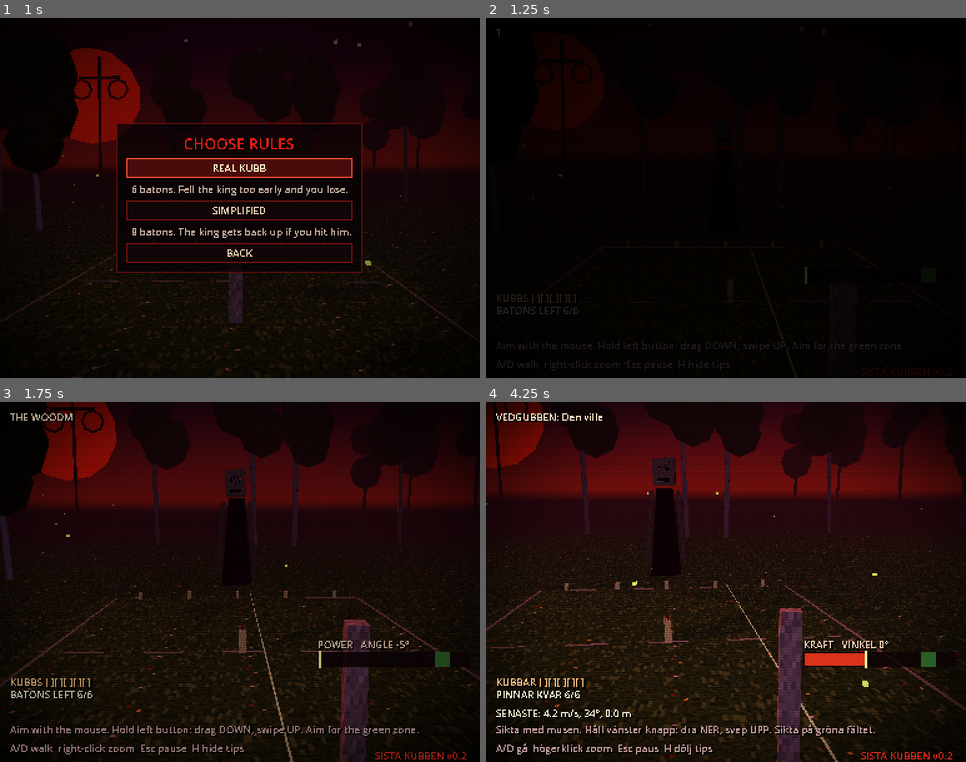
Above: before the commit, frames 1-4 (two rows, left to right).
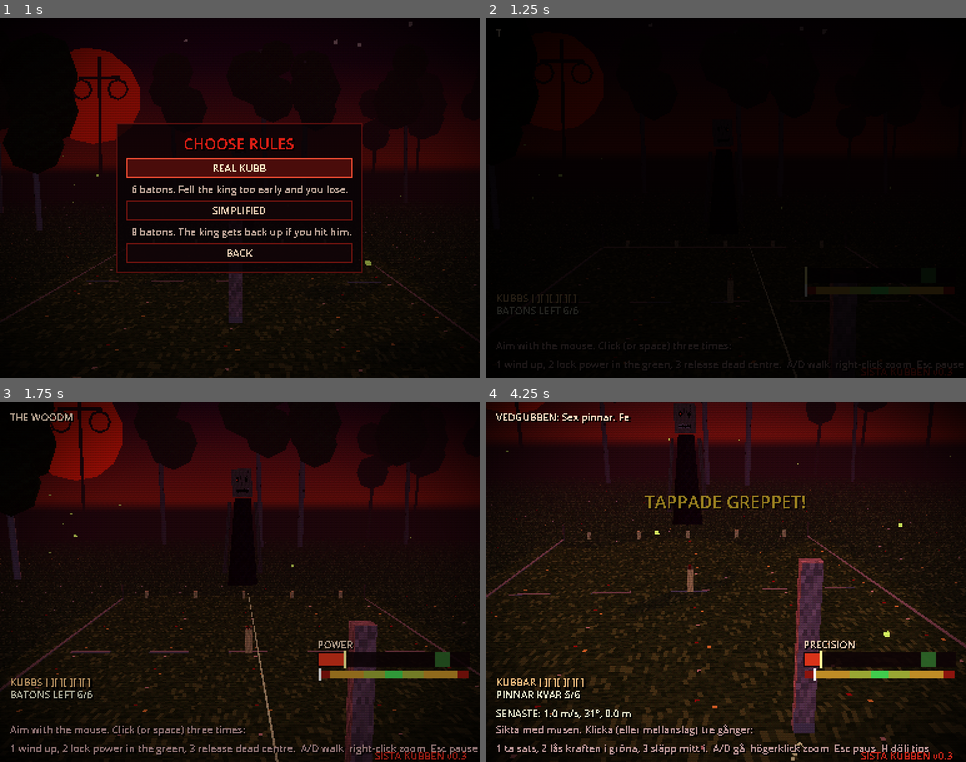
Above: after the commit, the same moments.

Repository: Mirmitee/Sista-kubben
Game: Godot game, scene res://scenes/main.tscn
Same seed, same stepped clock (60 frames per second), same inputs: the game is played once before the commit and once after it.
Inputs (mouse positions are in pixels of both pictures, inside the frame that each line leads up to):
- Up to frame 1 (1 s): tap Enter at 0.5 s; move the mouse to (345, 180) at 0.52 s; hold D from 0.53 s (still down); tap L at 0.6 s; click (345, 180) at 0.67 s; tap Space at 0.77, 0.8 s
- Up to frame 2 (1.25 s): keep holding D; tap Space at 1.07 s
- Up to frame 3 (1.75 s): release D at 1.25 s; drag from (144, 600) to (216, 654) at 1.27 s
- Up to frame 4 (4.25 s): move the mouse to (740, 574) at 2.02 s; hold D 2.03-2.75 s; tap L at 2.1 s; click (740, 574) at 2.17 s; tap Space at 2.3, 3.77, 3.8, 4.07 s; drag from (702, 654) to (582, 528) at 2.77 s; move the mouse to (870, 636) at 3.52 s; hold A from 3.53 s (still down); tap R at 3.6 s; click (870, 636) at 3.67 s

Frame 1 is identical in both runs. In frame 2, 1.2% of the frame differs, in the area x 2-100%, y 73-100%; in frame 3, 11%; in frame 4, 33%, in the area x 0-100%, y 0-100%.

Commit message:
Tajmat mätarkast: kraft och precision med tre tryck
Nytt standardkastsätt som i gamla RPG- och golfspel: första trycket tar
sats, andra låser kraften, tredje släpper på precisionsmätaren. Fel
precision ger snett kast, längst ut blir det helikopter. Musdraget
finns kvar som val i inställningarna.

Co-Authored-By: Claude Opus 5.5 <noreply@anthropic.com>
Claude-Session: https://claude.ai/code/session_019RpfzPmryS1zhhxqKo9KRJ

Diff:
--- a/scripts/lang.gd
+++ b/scripts/lang.gd
@@ -16,6 +16,13 @@
 	"meter_idle": {"sv": "KRAFT", "en": "POWER"},
 	"summary": {"sv": "Fällda %d på %d kast. Längsta %.1f m. Helikoptrar %d.", "en": "Felled %d in %d throws. Longest %.1f m. Helicopters %d."},
 	"last": {"sv": "SENASTE: %.1f m/s, %d°, %.1f m", "en": "LAST: %.1f m/s, %d°, %.1f m"},
+	"hint_meter1": {"sv": "Sikta med musen. Klicka (eller mellanslag) tre gånger:", "en": "Aim with the mouse. Click (or space) three times:"},
+	"hint_meter2": {"sv": "1 ta sats, 2 lås kraften i gröna, 3 släpp mitt i.", "en": "1 wind up, 2 lock power in the green, 3 release dead centre."},
+	"grade_perfect": {"sv": "PERFEKT!", "en": "PERFECT!"},
+	"grade_good": {"sv": "BRA", "en": "GOOD"},
+	"grade_off": {"sv": "SNETT", "en": "WONKY"},
+	"grade_fumble": {"sv": "TAPPADE GREPPET!", "en": "LOST YOUR GRIP!"},
+	"meter_acc": {"sv": "PRECISION", "en": "ACCURACY"},
 	"hint1": {"sv": "Sikta med musen. Håll vänster knapp:", "en": "Aim with the mouse. Hold left button:"},
 	"hint2": {"sv": "dra NER, svep UPP. Sikta på gröna fältet.", "en": "drag DOWN, swipe UP. Aim for the green zone."},
 	"hint3": {"sv": "A/D gå  högerklick zoom  Esc paus  H dölj tips", "en": "A/D walk  right-click zoom  Esc pause  H hide tips"},
--- a/scripts/main.gd
+++ b/scripts/main.gd
@@ -253,6 +253,10 @@
 	state = State.FLYING
 	Sfx.play("whoosh", -4.0, 0.8 + info.speed * 0.04)
 	hud.show_throw(info.speed / ThrowController.MAX_SPEED)
+	if info.has("grade"):
+		hud.flash(Lang.t("grade_" + info.grade))
+		if info.grade == "perfect":
+			Sfx.play("click", -2.0, 1.6)
 	_refresh_ui()
 
 
@@ -492,7 +496,10 @@
 	else:
 		opponent.look_at_x(current.global_position.x if current else sx)
 	if mode != Mode.MENU:
-		hud.update_meter(thrower.meter, thrower.holding, rad_to_deg(thrower.theta))
+		if Settings.throw_mode == "meter":
+			hud.update_timing(thrower.meter_phase, thrower.meter, thrower.meter_power, thrower.meter_cursor)
+		else:
+			hud.update_meter(thrower.meter, thrower.holding, rad_to_deg(thrower.theta))
 
 
 func _unhandled_input(e: InputEvent) -> void:
@@ -556,6 +563,7 @@
 
 func _run_autotest() -> void:
 	thrower.mouse_aim = false
+	Settings.throw_mode = "drag"
 	for i in 240:
 		await get_tree().physics_frame
 	var standing := 0
@@ -595,6 +603,40 @@
 		while state == State.FLYING:
 			await get_tree().physics_frame
 		print("   slut %s heli=%s yaw=%.2f luft=%.2fs" % [str(b.global_position.snapped(Vector3.ONE * 0.01)), b.helicopter, b.yaw_accum, b.air_time])
+	# mätarläget
+	Settings.throw_mode = "meter"
+	var sweet := ThrowController.SWEET_SPEED / ThrowController.MAX_SPEED
+	for mc in [[sweet, 0.0, -0.18, "mätare perfekt"], [sweet, 0.5, -0.18, "mätare snett"], [sweet, 0.95, 0.0, "mätare fummel"], [0.5, 0.0, 0.0, "mätare halv kraft"]]:
+		while state == State.FLYING:
+			await get_tree().physics_frame
+		_new_round()
+		await _wait_ready()
+		thrower.stand_x = mc[2]
+		thrower.aim = 0.0
+		await get_tree().physics_frame
+		print("TEST %s" % mc[3])
+		thrower.launch_meter(mc[0], mc[1])
+		var mb := batons[-1]
+		await get_tree().physics_frame
+		while state == State.FLYING:
+			await get_tree().physics_frame
+		print("   slut %s heli=%s" % [str(mb.global_position.snapped(Vector3.ONE * 0.01)), mb.helicopter])
+	# tajmingflödet med riktiga tryck
+	while state == State.FLYING:
+		await get_tree().physics_frame
+	_new_round()
+	await _wait_ready()
+	thrower._meter_press()
+	for i in 100:
+		await get_tree().physics_frame
+	thrower._meter_press()
+	for i in 36:
+		await get_tree().physics_frame
+	print("TEST tajming: kraft %.2f markör %.2f" % [thrower.meter_power, thrower.meter_cursor])
+	thrower._meter_press()
+	while state == State.FLYING or thrower.baton == null:
+		await get_tree().physics_frame
+	Settings.throw_mode = "drag"
 	# träning: kasta på hunden
 	_start(Mode.TRAINING, true)
 	for i in 3:
@@ -632,12 +674,15 @@
 	thrower.theta = -0.9
 	thrower.set_physics_process(false)
 	thrower._update_pose()
-	hud.update_meter(0.72, true, -50)
+	thrower.meter_phase = 2
+	thrower.meter_power = 0.81
+	thrower.meter_cursor = -0.25
 	for i in 3:
 		await get_tree().process_frame
 	vp.get_texture().get_image().save_png(prefix + "_sats.png")
 	thrower.set_physics_process(true)
-	thrower.launch_with(0.6, 2900.0, 0.0)
+	thrower.meter_phase = 0
+	thrower.launch_meter(0.83, 0.05)
 	for i in 45:
 		await get_tree().process_frame
 	vp.get_texture().get_image().save_png(prefix + "_flygning.png")
--- a/scripts/settings.gd
+++ b/scripts/settings.gd
@@ -14,6 +14,7 @@
 var fullscreen := false
 var rules := "real"        # "real" eller "simple"
 var show_hints := true
+var throw_mode := "meter"  # "meter" (tajmade tryck) eller "drag" (musdrag)
 
 
 func _ready() -> void:
@@ -34,6 +35,7 @@
 	volume = cf.get_value("ljud", "volume", volume)
 	rules = cf.get_value("spel", "rules", rules)
 	show_hints = cf.get_value("spel", "show_hints", show_hints)
+	throw_mode = cf.get_value("kast", "throw_mode", throw_mode)
 	Lang.current = cf.get_value("spel", "lang", Lang.current)
 
 
@@ -48,6 +50,7 @@
 	cf.set_value("ljud", "volume", volume)
 	cf.set_value("spel", "rules", rules)
 	cf.set_value("spel", "show_hints", show_hints)
+	cf.set_value("kast", "throw_mode", throw_mode)
 	cf.set_value("spel", "lang", Lang.current)
 	cf.save(PATH)
 
--- a/scripts/throw_controller.gd
+++ b/scripts/throw_controller.gd
@@ -35,6 +35,18 @@
 const SWEET_SPEED := 8.7
 const PAD_SCALE := 0.45    # gamepad-spakar är snabbare än en mus
 
+## Mätarläget (standard), som i gamla RPG- och golfspel:
+## tryck 1 = börja ta sats, kraftmätaren fylls (och töms igen),
+## tryck 2 = lås kraften, armen svingar framåt och en markör sveper
+##           över precisionsmätaren,
+## tryck 3 = släpp. Mitt i det gröna = rakt. Långt ut = snett, och
+##           längst ut tappar du greppet och det blir helikopter.
+const METER_TIME := 1.0    # sekunder från tom till full kraft
+const ACC_TIME := 0.6      # sekunder för markören att svepa över
+const METER_ANGLE := 0.62  # kastvinkel i mätarläget (~35°)
+const ACC_AIM_ERR := 0.07  # rad sidofel vid markören längst ut
+const PERFECT := 0.12      # |markör| under detta = perfekt
+
 var stand_x := 0.0
 var aim := 0.0             # positiv = höger
 var theta := 0.0           # armvinkel, 0 = rakt ner, positiv = framåt
@@ -43,6 +55,10 @@
 var mouse_aim := true      # av i autotest/skärmdumpar
 var input_enabled := true
 var meter := 0.0           # 0..1, för kraftmätaren
+var meter_phase := 0       # 0 vila, 1 kraft, 2 precision
+var meter_power := 0.0
+var meter_cursor := -1.0   # -1..1 på precisionsmätaren
+var _meter_t := 0.0
 
 var _drag := Vector2.ZERO
 var _frame_d := Vector2.ZERO
@@ -72,11 +88,15 @@
 	b.hold()
 	holding = false
 	theta = 0.0
+	meter_phase = 0
+	meter = 0.0
+	meter_cursor = -1.0
 	_hist.clear()
 	_update_pose()
 
 
 func cancel_hold() -> void:
+	meter_phase = 0
 	if holding:
 		holding = false
 		_pad_holding = false
@@ -88,6 +108,14 @@
 	if e is InputEventMouseMotion and e.screen_relative.length() > 2.0:
 		_using_pad = false
 	if baton == null or not input_enabled:
+		return
+	if Settings.throw_mode == "meter":
+		var press: bool = (e is InputEventMouseButton and e.pressed and e.button_index == MOUSE_BUTTON_LEFT) \
+			or (e is InputEventKey and e.pressed and not e.echo and e.keycode == KEY_SPACE) \
+			or (e is InputEventJoypadButton and e.pressed and e.button_index == JOY_BUTTON_A)
+		if press:
+			get_viewport().set_input_as_handled()
+			_meter_press()
 		return
 	if e is InputEventMouseButton and e.button_index == MOUSE_BUTTON_LEFT:
 		if e.pressed and not holding:
@@ -109,8 +137,13 @@
 		_update_pose()
 		return
 	var k := PX_TO_RAD * Settings.sensitivity
-	_poll_pad(dt, k)
-	if holding:
+	if Settings.throw_mode == "meter":
+		_meter_tick(dt)
+	else:
+		_poll_pad(dt, k)
+	if meter_phase > 0:
+		pass
+	elif holding:
 		_drag.y = clampf(_drag.y, -THETA_MAX / k, -THETA_MIN / k)
 		theta = -_drag.y * k
 	else:
@@ -134,7 +167,8 @@
 	_frame_d = Vector2.ZERO
 	while _hist.size() > WINDOW + SMOOTH:
 		_hist.pop_front()
-	meter = clampf(_speed_for(_smoothed(_hist.size() - 1).y) / MAX_SPEED, 0.0, 1.0) if holding else 0.0
+	if Settings.throw_mode != "meter":
+		meter = clampf(_speed_for(_smoothed(_hist.size() - 1).y) / MAX_SPEED, 0.0, 1.0) if holding else 0.0
 	_update_pose()
 
 
@@ -167,6 +201,86 @@
 		_pad_last_drag = d
 		_pad_last_x = sx
 		_drag.y = d
+
+
+func _meter_press() -> void:
+	match meter_phase:
+		0:
+			meter_phase = 1
+			_meter_t = 0.0
+			holding = true
+		1:
+			meter_power = meter
+			meter_phase = 2
+			_meter_t = 0.0
+		2:
+			_meter_launch()
+
+
+func _meter_tick(dt: float) -> void:
+	if meter_phase == 1:
+		_meter_t += dt
+		var x := _meter_t / METER_TIME
+		if x >= 2.0:
+			# mätaren hann tömmas: du tappar pinnen
+			meter_phase = 0
+			holding = false
+			meter = 0.0
+			_drop()
+			return
+		meter = x if x <= 1.0 else 2.0 - x
+		theta = -1.35 * meter
+	elif meter_phase == 2:
+		_meter_t += dt
+		var x := _meter_t / ACC_TIME
+		meter_cursor = -1.0 + 2.0 * x
+		theta = lerpf(-1.35 * meter_power, METER_ANGLE, clampf(x, 0.0, 1.0))
+		if meter_cursor > 1.25:
+			_meter_launch()  # för sent: kastet går iväg ändå, snett
+
+
+## Resultatet av precisionen, för texten på skärmen.
+func grade_for(c: float) -> String:
+	var a := absf(c)
+	if a < PERFECT:
+		return "perfect"
+	if a < 0.4:
+		return "good"
+	if a < 0.85:
+		return "off"
+	return "fumble"
+
+
+func _meter_launch() -> void:
+	var c := meter_cursor
+	meter_phase = 0
+	holding = false
+	meter = meter_power
+	launch_meter(meter_power, c)
+
+
+## Mätarkast: kraft 0..1, markörens läge -1..1. Används också av autotestet.
+func launch_meter(power01: float, cursor: float) -> void:
+	var speed := MAX_SPEED * clampf(power01, 0.0, 1.0) * Settings.power
+	var grade := grade_for(cursor)
+	var err := cursor if absf(cursor) >= PERFECT else 0.0
+	var th := METER_ANGLE + err * 0.08
+	var saved := aim
+	aim += err * ACC_AIM_ERR + randf_range(-0.004, 0.004)
+	theta = th
+	_update_pose()
+	var f := forward()
+	var r := f.cross(Vector3.UP)
+	var v := (f * cos(th) + Vector3.UP * sin(th)) * speed
+	var w := r * speed * SPIN_FACTOR
+	if grade == "fumble":
+		w += Vector3.UP * signf(cursor) * 7.0  # greppet släpper: helikopter
+	var b := baton
+	baton = null
+	aim = saved
+	b.launch(v, w)
+	_aim_line.visible = false
+	thrown.emit(b, {"speed": v.length(), "angle": rad_to_deg(th), "lat": 0.0, "grade": grade})
 
 
 func forward() -> Vector3:
--- a/scripts/ui/hud.gd
+++ b/scripts/ui/hud.gd
@@ -23,6 +23,8 @@
 var _meter_fill: ColorRect
 var _meter_peak: ColorRect
 var _meter_label: Label
+var _acc_root: Control
+var _acc_cursor: ColorRect
 var _fade: ColorRect
 var _speech_tween: Tween
 var _peak := 0.0
@@ -56,7 +58,7 @@
 	_flash = _label(14, Color(1.0, 0.85, 0.2), Vector2(0, 70), Vector2(384, 20))
 	_flash.horizontal_alignment = HORIZONTAL_ALIGNMENT_CENTER
 	var ver := _label(8, Color(0.8, 0.15, 0.1), Vector2(300, 277))
-	ver.text = "SISTA KUBBEN v0.2"
+	ver.text = "SISTA KUBBEN v0.3"
 
 	# golf-kraftmätare: stapel med fyllning, söt punkt och toppmarkering
 	_meter_root = Control.new()
@@ -84,6 +86,23 @@
 	_meter_root.add_child(_meter_peak)
 	_meter_label = _label(8, Color(0.9, 0.8, 0.7), Vector2(254, 188))
 
+	# precisionsmätare för mätarläget: smal grön mitt, gula sidor, röda kanter
+	_acc_root = Control.new()
+	_acc_root.position = Vector2(254, 214)
+	_play_root.add_child(_acc_root)
+	for seg in [[0.0, 1.0, Color(0.55, 0.08, 0.05)], [0.075, 0.925, Color(0.75, 0.55, 0.15)], [0.3, 0.7, Color(0.6, 0.65, 0.2)], [0.44, 0.56, Color(0.25, 0.8, 0.3)]]:
+		var r := ColorRect.new()
+		r.position = Vector2(1 + 120.0 * seg[0], 1)
+		r.size = Vector2(120.0 * (seg[1] - seg[0]), 6)
+		r.color = seg[2]
+		_acc_root.add_child(r)
+	_acc_cursor = ColorRect.new()
+	_acc_cursor.size = Vector2(2, 10)
+	_acc_cursor.position = Vector2(1, -1)
+	_acc_cursor.color = Color(1, 1, 1)
+	_acc_root.add_child(_acc_cursor)
+	_acc_root.visible = false
+
 	_fade = ColorRect.new()
 	_fade.set_anchors_preset(Control.PRESET_FULL_RECT)
 	_fade.color = Color(0, 0, 0, 1)
@@ -137,7 +156,10 @@
 		lines.append(Lang.t("last") % [last.speed, int(last.angle), last_dist])
 	_info.text = "\n".join(lines)
 	_hint.visible = Settings.show_hints
-	_hint.text = Lang.t("hint1") + " " + Lang.t("hint2") + "\n" + Lang.t("hint3")
+	if Settings.throw_mode == "meter":
+		_hint.text = Lang.t("hint_meter1") + "\n" + Lang.t("hint_meter2") + "  " + Lang.t("hint3")
+	else:
+		_hint.text = Lang.t("hint1") + " " + Lang.t("hint2") + "\n" + Lang.t("hint3")
 	_meter_root.visible = Settings.power_meter
 	_meter_label.visible = Settings.power_meter
 
@@ -159,6 +181,32 @@
 	_meter_fill.color = Color(0.3, 0.85, 0.3) if d < 0.05 else (Color(0.9, 0.7, 0.2) if d < 0.12 else Color(0.85, 0.2, 0.1))
 
 
+## Mätarläget: fas 1 = kraft fylls, fas 2 = markören sveper.
+func update_timing(phase: int, live: float, locked: float, cursor: float) -> void:
+	_meter_root.visible = true
+	_acc_root.visible = phase == 2 or _meter_hold < 1.5
+	if phase == 1:
+		_meter_hold = 0.0
+		_peak = live
+		_meter_label.text = Lang.t("meter_idle")
+	elif phase == 2:
+		_meter_hold = 0.0
+		_peak = locked
+		_acc_cursor.position.x = 1.0 + 120.0 * clampf((cursor + 1.0) * 0.5, 0.0, 1.0)
+		_meter_label.text = Lang.t("meter_acc")
+	else:
+		_meter_hold += get_process_delta_time()
+		if _meter_hold > 2.0:
+			_peak = 0.0
+			_meter_label.text = Lang.t("meter_idle")
+			_acc_root.visible = false
+	_meter_fill.size.x = 120.0 * _peak
+	_meter_peak.position.x = 1.0 + 120.0 * _peak
+	var sweet := ThrowController.SWEET_SPEED / ThrowController.MAX_SPEED
+	var d := absf(_peak - sweet)
+	_meter_fill.color = Color(0.3, 0.85, 0.3) if d < 0.05 else (Color(0.9, 0.7, 0.2) if d < 0.12 else Color(0.85, 0.2, 0.1))
+
+
 func show_throw(v: float) -> void:
 	_peak = v
 	_meter_hold = 0.0
--- a/scripts/ui/menu.gd
+++ b/scripts/ui/menu.gd
@@ -199,6 +199,13 @@
 
 func _page_settings() -> void:
 	_title(_t("INSTÄLLNINGAR", "SETTINGS"), 12)
+	var mb := _button("", func(): pass)
+	var upd_mode := func():
+		mb.text = _t("KASTSÄTT: ", "THROW STYLE: ") + (_t("MÄTARE (TAJMING)", "METER (TIMING)") if Settings.throw_mode == "meter" else _t("MUSDRAG", "MOUSE SWIPE"))
+	upd_mode.call()
+	mb.pressed.connect(func():
+		Settings.set_value("throw_mode", "drag" if Settings.throw_mode == "meter" else "meter")
+		upd_mode.call())
 	_slider(_t("MUSKÄNSLIGHET", "MOUSE SENS"), "sensitivity", 0.3, 2.5, 0.1)
 	_slider(_t("KASTKRAFT", "THROW POWER"), "power", 0.5, 1.5, 0.05)
 	_slider(_t("VOLYM", "VOLUME"), "volume", 0.0, 1.0, 0.05)
@@ -212,7 +219,10 @@
 
 func _page_controls() -> void:
 	_title(_t("KONTROLLER", "CONTROLS"), 12)
-	_text(_t("MUS / TANGENTBORD", "MOUSE / KEYBOARD"), Color(0.9, 0.3, 0.2))
+	_text(_t("KASTSÄTT MÄTARE (STANDARD)", "THROW STYLE METER (DEFAULT)"), Color(0.9, 0.3, 0.2))
+	_text(_t("Klick / mellanslag / A: 1) ta sats  2) lås kraften  3) släpp i gröna",
+		"Click / space / A: 1) wind up  2) lock power  3) release in the green"))
+	_text(_t("KASTSÄTT MUSDRAG", "THROW STYLE MOUSE SWIPE"), Color(0.9, 0.3, 0.2))
 	_text(_t("Flytta musen i sidled ... sikta\nHåll vänster knapp, dra NER ... ta sats\nSvep UPP och släpp ... kasta\nHöger knapp ... zooma\nA / D ... gå längs baslinjen\nR ... ny runda    H ... visa tips\nL ... språk    F11 ... helskärm    Esc ... paus",
 		"Move mouse sideways ... aim\nHold left button, drag DOWN ... wind up\nSwipe UP and let go ... throw\nRight button ... zoom\nA / D ... walk along the baseline\nR ... new round    H ... show tips\nL ... language    F11 ... fullscreen    Esc ... pause"))
 	_text("GAMEPAD", Color(0.9, 0.3, 0.2))
